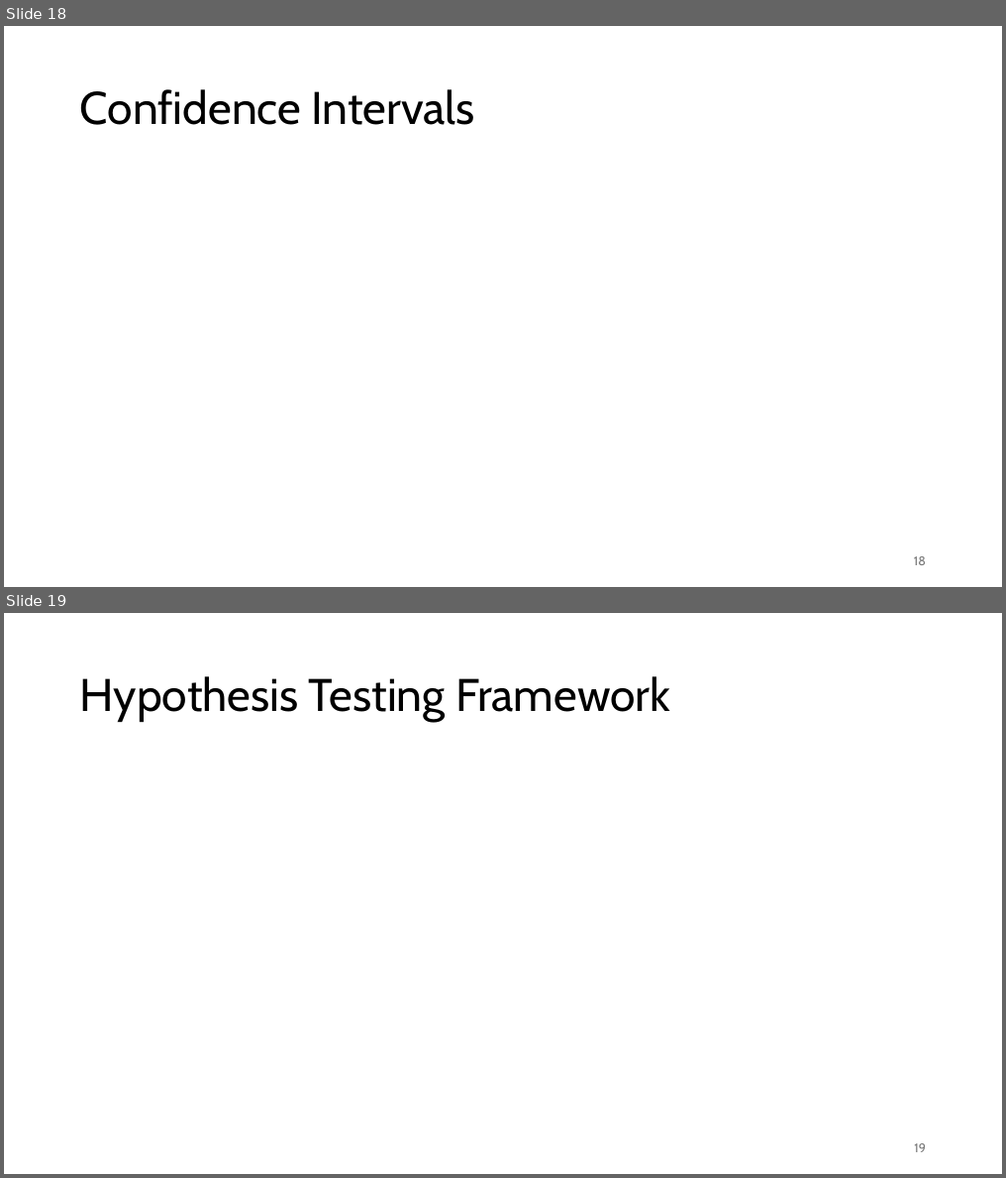
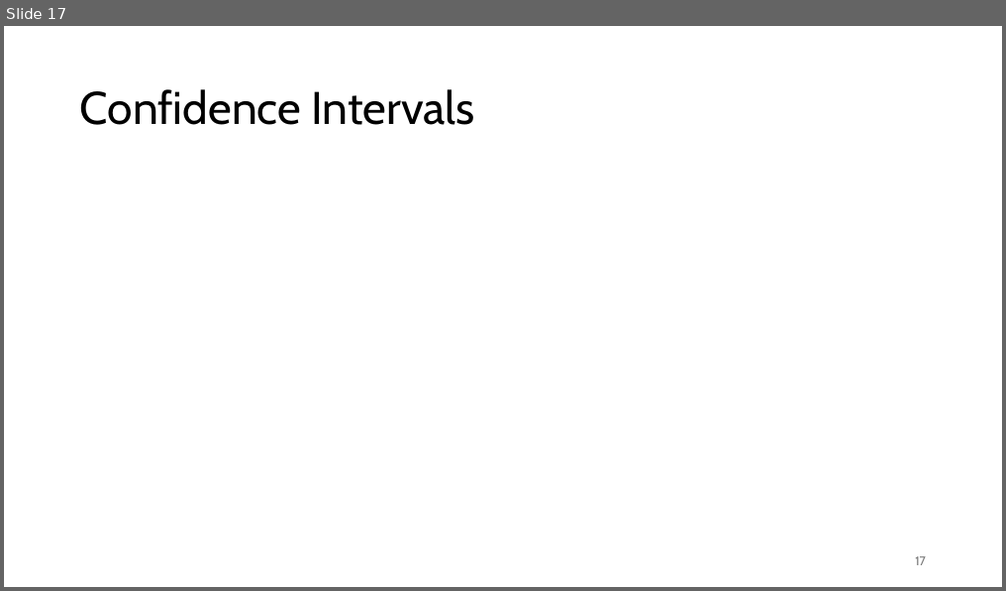
Before and after one commit to FelixWick/data_science, a slide deck: slides/4_statistical_inference.pptx. Shown one above the other, each under a label of ours: slides 18 and 19 before the commit, slide 17 after it. The pictures are 1006x1178 and 1006x591 pixels, drawn with LibreOffice and Linux fonts; fonts in the diff are those of the drawing. Boxes give left, top, right and bottom in pixels: in the first picture for what was removed or moved away, otherwise in the second. Text is boxed around its words. In the diff, an @@ line names an element or a change of style, - is before the commit and + after.

```diff
--- a/slides/4_statistical_inference.pptx
+++ b/slides/4_statistical_inference.pptx
@@ slide 19 removed at (4, 613, 1002, 1174), background #FFFFFF @@
@@ title removed at (80, 676, 670, 722) @@
-Hypothesis Testing Framework
@@ page number removed at (914, 1144, 926, 1153) @@
-19
@@ what was slide 18 is now slide 17 @@
@@ page number at (915, 557, 926, 566): text changed @@
-18
+17
```
Also in this commit, not shown: 2 slides changed, 4 other slides removed, 13 other files.
